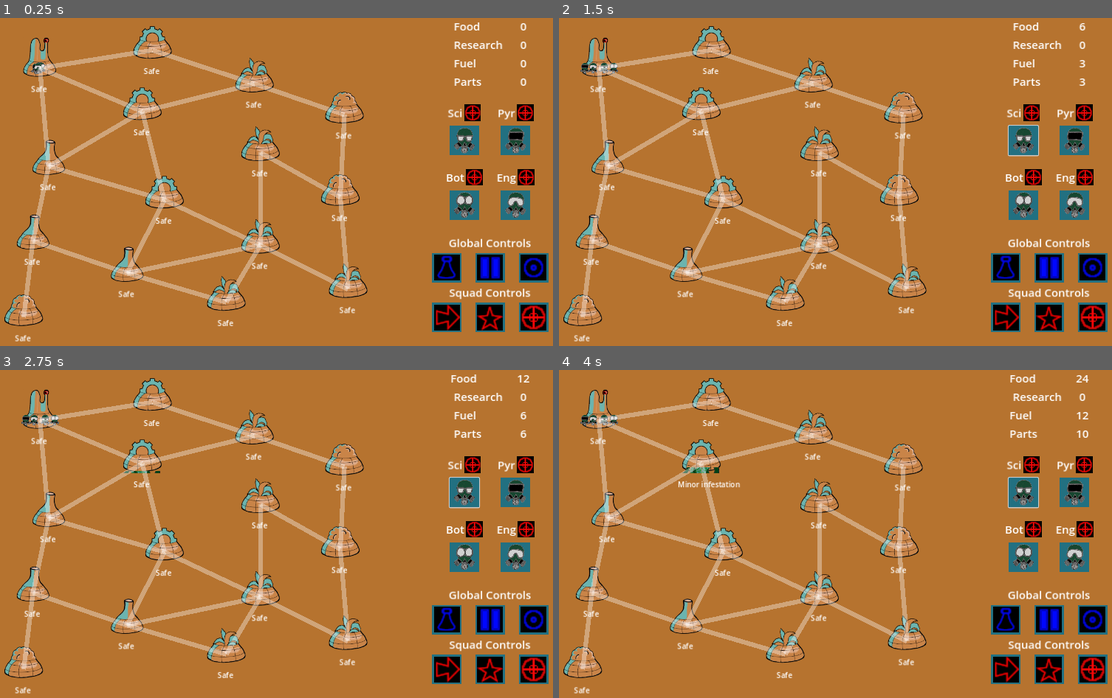
Above: before the commit, frames 1-4 (two rows, left to right).
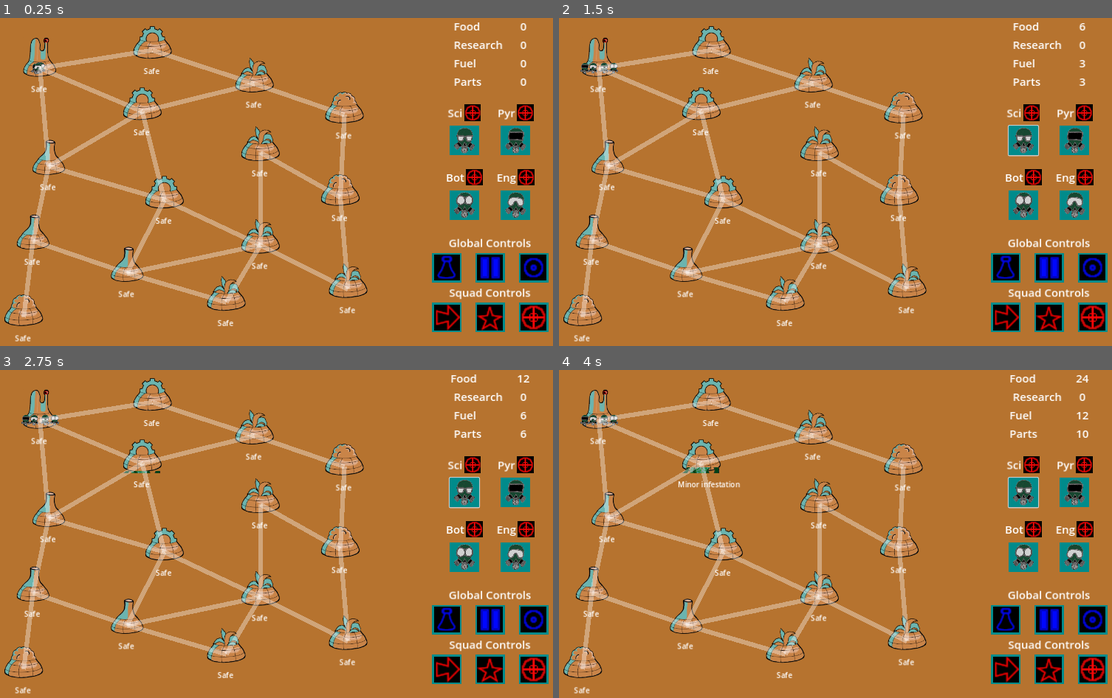
Above: after the commit, the same moments.

Repository: Aveli-games/contra-tentacula
Game: Godot game, scene res://main.tscn
The game is run twice, just before and just after one commit, with the same random seed, the same clock (stepped at 60 frames per second) and the same inputs.
Inputs (mouse positions are in pixels of both pictures, inside the frame that each line leads up to):
- Up to frame 1 (0.25 s): no input
- Up to frame 2 (1.5 s): click (1023, 139) at 0.52 s; click (1023, 139) at 1.27 s
- Up to frame 3 (2.75 s): click (464, 491) at 2.02 s
- Up to frame 4 (4 s): tap Enter at 2.75 s; move the mouse to (597, 409) at 2.77 s; click (597, 409) at 2.92 s; tap Space at 3.5 s; move the mouse to (702, 452) at 3.52 s; click (702, 452) at 3.67 s

The runs differ from the first frame. In frame 1, 1.8% of the frame differs, in the area x 78-100%, y 32-96%; in frame 2, 1.8%; in frame 3, 1.8%; in frame 4, 1.8%.

Commit message:
Create connection between Squads and Squad displays
Highlight both when squad unit clicked

Diff:
--- a/autoloads/Globals.gd
+++ b/autoloads/Globals.gd
@@ -4,6 +4,7 @@
 
 enum InfestationType {NONE, AIR, WATER, GROUND}
 enum ResourceType {NONE, FOOD, FUEL, PARTS, RESEARCH}
+enum SquadType {NONE, SCIENTIST, PYRO, BOTANIST, ENGINEER}
 
 var base_infestation_rate = .1
 var BASE_CONNECTOR_INFESTATION_RATE = 0.1
--- a/clickable_icon.gd
+++ b/clickable_icon.gd
@@ -1,4 +1,16 @@
 extends Control
+
+const HIGHLIGHT_COLOR = Color.YELLOW
+const BACKGROUND_COLOR = Color.DARK_CYAN
+
+func _ready():
+	set_highlight(false)
+
+func set_highlight(is_enable: bool):
+	if is_enable:
+		$ColorRect.color = HIGHLIGHT_COLOR
+	else:
+		$ColorRect.color = BACKGROUND_COLOR
 
 func set_icon(path: String):
 	$Button.icon = load(path)
--- a/main.gd
+++ b/main.gd
@@ -11,14 +11,18 @@
 }
 
 func _ready():
+	$Squads/Scientists.set_type(Globals.SquadType.SCIENTIST)
+	$Squads/Pyros.set_type(Globals.SquadType.PYRO)
+	$Squads/Botanists.set_type(Globals.SquadType.BOTANIST)
+	$Squads/Engineers.set_type(Globals.SquadType.ENGINEER)
+
 	for child in $Squads.get_children():
 		child.move($Domes/Dome)
 		child.selected.connect(_on_squad_selected)
-
-	$Squads/Scientists.set_sprite("res://art/squad_sprites/GasMaskScientist_128.png")
-	$Squads/Pyros.set_sprite("res://art/squad_sprites/GasmaskPyro_128.png")
-	$Squads/Botanists.set_sprite("res://art/squad_sprites/GasmaskBot_128.png")
-	$Squads/Engineers.set_sprite("res://art/squad_sprites/GasmaskSanitation_128.png")
+		for squad_button in $UI/RightSidebar/SquadDisplay.get_children():
+			if not squad_button.squad_link:
+				squad_button.set_squad(child)
+				break
 
 	for child in $Domes.get_children():
 		child.targeted.connect(_on_dome_targeted)
--- a/squad.gd
+++ b/squad.gd
@@ -3,16 +3,17 @@
 class_name Squad
 
 signal selected
+signal movement_completed
+signal movement_started
 
 const BASE_INFESTATION_FIGHT_RATE = -.05
 const BASE_MOVE_SPEED = 100 # TODO: Determine best value for this constant
 
-signal movement_completed
-signal movement_started
-
 var target_location: Dome
 var location: Dome
 var slot: BuildingSlot
+var squad_type: Globals.SquadType = Globals.SquadType.NONE
+var display_link: SquadInfoDisplay
 
 var target_position: Vector2
 var velocity: Vector2 = Vector2.ZERO
@@ -24,6 +25,18 @@
 
 func set_sprite(path: String):
 	$Sprite2D.texture = load(path)
+
+func set_type(type: Globals.SquadType):
+	squad_type = type
+	match squad_type:
+		Globals.SquadType.SCIENTIST:
+			set_sprite("res://art/squad_sprites/GasMaskScientist_128.png")
+		Globals.SquadType.PYRO:
+			set_sprite("res://art/squad_sprites/GasmaskPyro_128.png")
+		Globals.SquadType.BOTANIST:
+			set_sprite("res://art/squad_sprites/GasmaskBot_128.png")
+		Globals.SquadType.ENGINEER:
+			set_sprite("res://art/squad_sprites/GasmaskSanitation_128.png")
 
 func _on_input_event(viewport, event, shape_idx):
 	if event is InputEventMouseButton:
@@ -73,3 +86,5 @@
 
 func set_highlight(is_enable: bool):
 	$Sprite2D.material.set_shader_parameter("on", is_enable)
+	if display_link:
+		display_link.set_highlight(is_enable)
--- a/squad_info_display.gd
+++ b/squad_info_display.gd
@@ -1,4 +1,32 @@
 extends VBoxContainer
+
+class_name SquadInfoDisplay
+
+var squad_link: Squad
+
+func set_highlight(is_enable: bool):
+	$ClickableIcon.set_highlight(is_enable)
+
+func set_squad(squad: Squad):
+	squad_link = squad
+	squad.display_link = self
+	match squad_link.squad_type:
+		Globals.SquadType.SCIENTIST:
+			set_text("Sci")
+			set_tooltip("Scientists")
+			set_icon("res://art/squad_sprites/GasMaskScientist_128.png")
+		Globals.SquadType.PYRO:
+			set_text("Pyr")
+			set_tooltip("Pyros")
+			set_icon("res://art/squad_sprites/GasmaskPyro_128.png")
+		Globals.SquadType.BOTANIST:
+			set_text("Bot")
+			set_tooltip("Botanists")
+			set_icon("res://art/squad_sprites/GasmaskBot_128.png")
+		Globals.SquadType.ENGINEER:
+			set_text("Eng")
+			set_tooltip("Engineers")
+			set_icon("res://art/squad_sprites/GasmaskSanitation_128.png")
 
 func set_text(text: String):
 	$Details/SquadAbbreviation.text = text
--- a/ui.gd
+++ b/ui.gd
@@ -17,17 +17,3 @@
 	$RightSidebar/ResourceDisplay/FuelInfo.set_amount(Globals.resources[Globals.ResourceType.FUEL])
 	$RightSidebar/ResourceDisplay/PartsInfo.set_text("Parts")
 	$RightSidebar/ResourceDisplay/PartsInfo.set_amount(Globals.resources[Globals.ResourceType.PARTS])
-
-	# Set up squad display
-	$RightSidebar/SquadDisplay/Scientists.set_text("Sci")
-	$RightSidebar/SquadDisplay/Scientists.set_tooltip("Scientists")
-	$RightSidebar/SquadDisplay/Scientists.set_icon("res://art/squad_sprites/GasMaskScientist_128.png")
-	$RightSidebar/SquadDisplay/Pyros.set_text("Pyr")
-	$RightSidebar/SquadDisplay/Pyros.set_tooltip("Pyros")
-	$RightSidebar/SquadDisplay/Pyros.set_icon("res://art/squad_sprites/GasmaskPyro_128.png")
-	$RightSidebar/SquadDisplay/Botanists.set_text("Bot")
-	$RightSidebar/SquadDisplay/Botanists.set_tooltip("Botanists")
-	$RightSidebar/SquadDisplay/Botanists.set_icon("res://art/squad_sprites/GasmaskBot_128.png")
-	$RightSidebar/SquadDisplay/Engineers.set_text("Eng")
-	$RightSidebar/SquadDisplay/Engineers.set_tooltip("Engineers")
-	$RightSidebar/SquadDisplay/Engineers.set_icon("res://art/squad_sprites/GasmaskSanitation_128.png")
